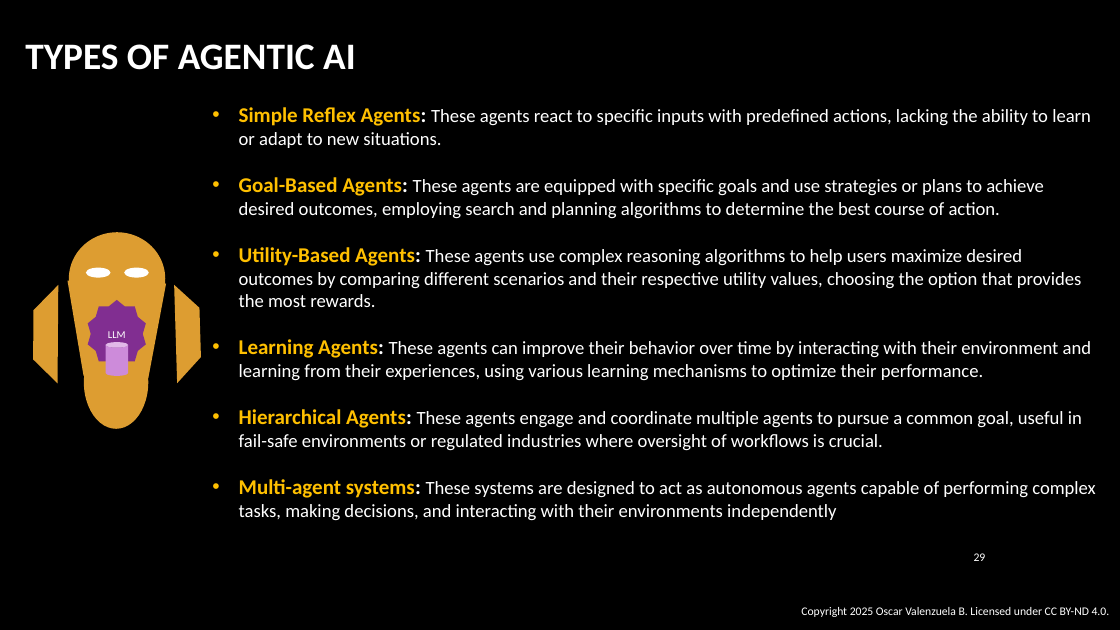
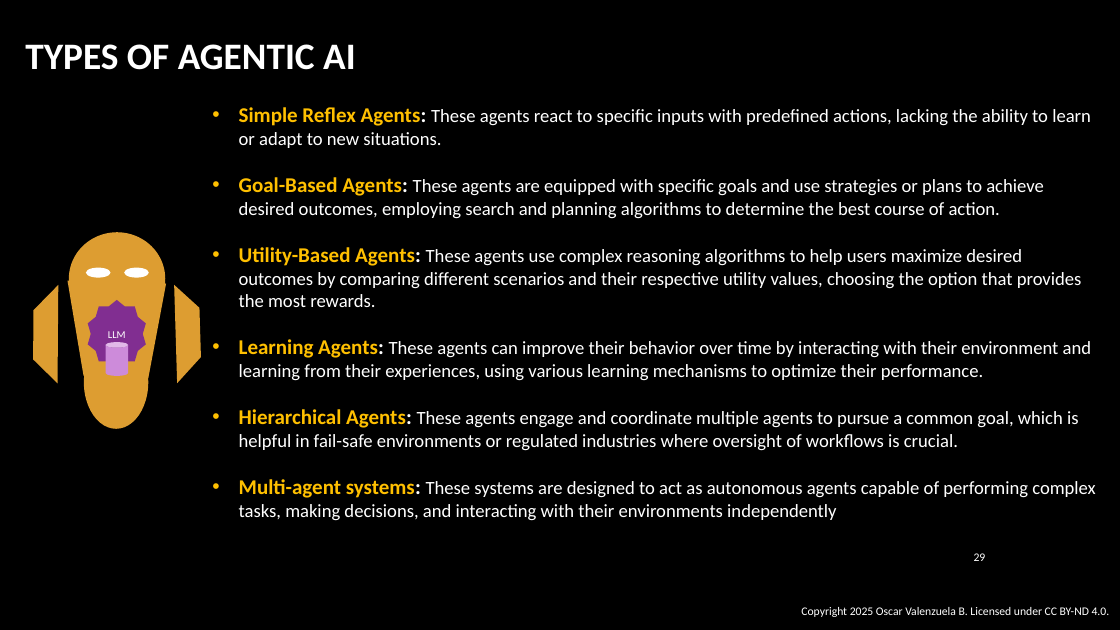
Before and after one commit to oscarvalenzuelab/sbom_analysis_using_agentic, a slide deck: slide 29 of slides/OSS_Agentic_AI.pptx. Drawn at 1120x630 pixels with LibreOffice and Linux fonts; fonts in the diff are those of the drawing; background and template pictures are left out. Boxes give left, top, right and bottom in pixels: in the first picture for what was removed or moved away, otherwise in the second. Text is boxed around its words. In the diff, an @@ line names an element or a change of style, - is before the commit and + after.

```diff
--- a/slides/OSS_Agentic_AI.pptx
+++ b/slides/OSS_Agentic_AI.pptx
@@ text at (239, 409, 1079, 451): text changed @@
-• Hierarchical Agents: These agents engage and coordinate multiple agents to pursue a common goal, useful in fail-safe environments or regulated industries where oversight of workflows is crucial.
+• Hierarchical Agents: These agents engage and coordinate multiple agents to pursue a common goal, which is helpful in fail-safe environments or regulated industries where oversight of workflows is crucial.
```
Also in this commit, not shown: 5 other slides changed, 1 other file.
